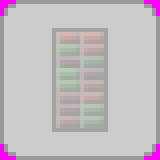
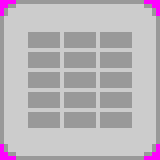
The second 160px x 160px image is a revision of the first. Changes to its layers:
showed "Layer #2", moved it above "Layer #5", painted on it over (28, 28, 132, 128)
hid "Layer", moved it above "Layer #4", painted on it over (28, 28, 132, 132)
added layer "Layer #4" above "Layer #3" over (28, 28, 132, 132)
hid "Layer #3", opacity 20% → 100%, painted on it over (28, 28, 132, 132)
painted on "Layer #1" over (28, 28, 132, 132)
